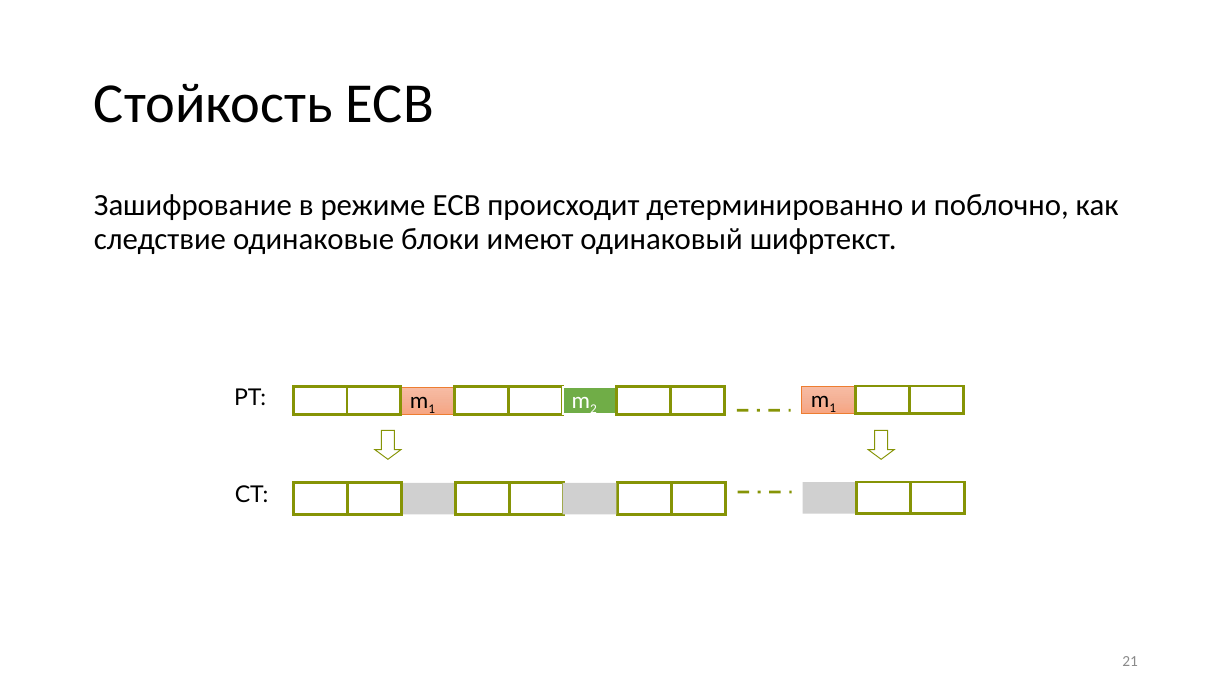
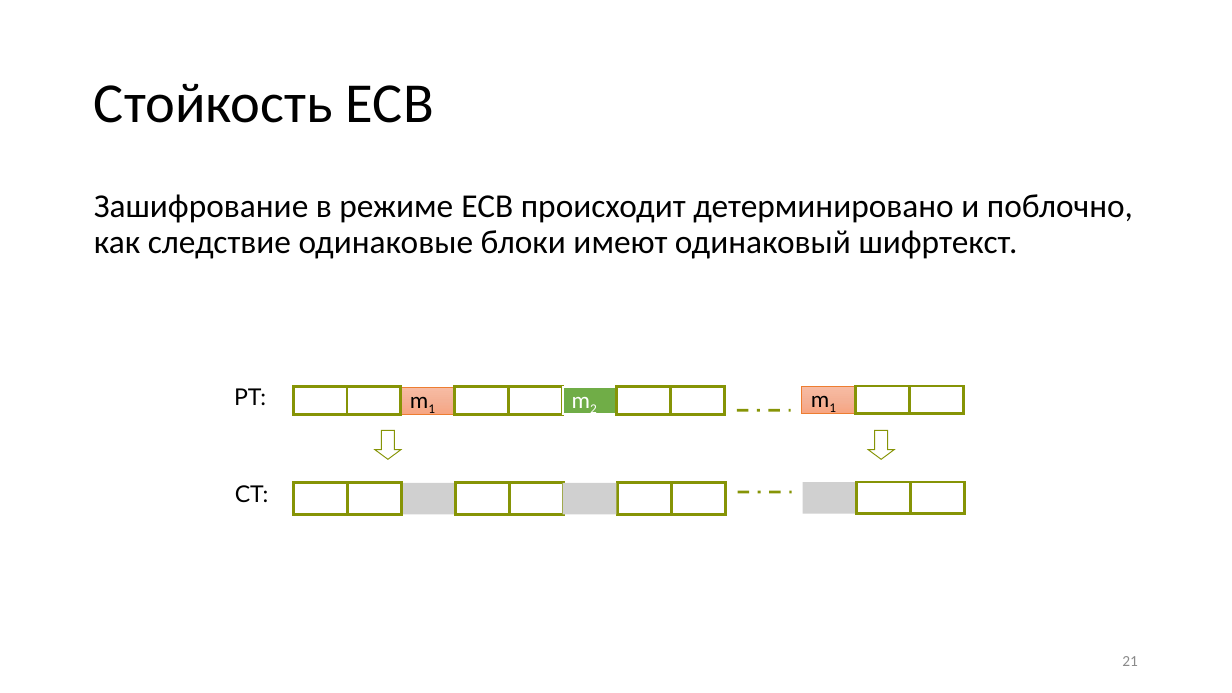
Before and after one commit to GeorgyFirsov-s-forks/CryptoLectures, a slide deck: slide 21 of Lectures/BlockCiphersLite.pptx. Drawn at 1232x693 pixels with LibreOffice and Linux fonts; fonts in the diff are those of the drawing; grey boxes stand for pictures. Boxes give left, top, right and bottom in pixels: in the first picture for what was removed or moved away, otherwise in the second. Text is boxed around its words. In the diff, an @@ line names an element or a change of style, - is before the commit and + after.

```diff
--- a/Lectures/BlockCiphersLite.pptx
+++ b/Lectures/BlockCiphersLite.pptx
@@ text at (94,194,1133,259): text changed; size 24.1 to 26 pt @@
-Зашифрование в режиме ECB происходит детерминированно и поблочно, как следствие одинаковые блоки имеют одинаковый шифртекст.
+Зашифрование в режиме ECB происходит детерминировано и поблочно, как следствие одинаковые блоки имеют одинаковый шифртекст.
```
Also in this commit, not shown: 1 other slide changed, 3 slides added, 1 other file.
